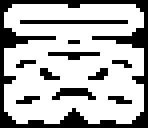
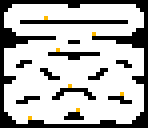
Comparing the layer stacks of the two 148px x 128px images. Changes:
added layer "crates" above "Layer 1" over left=28, top=16, right=124, bottom=120
painted on "Layer 1" over left=28, top=16, right=120, bottom=124
